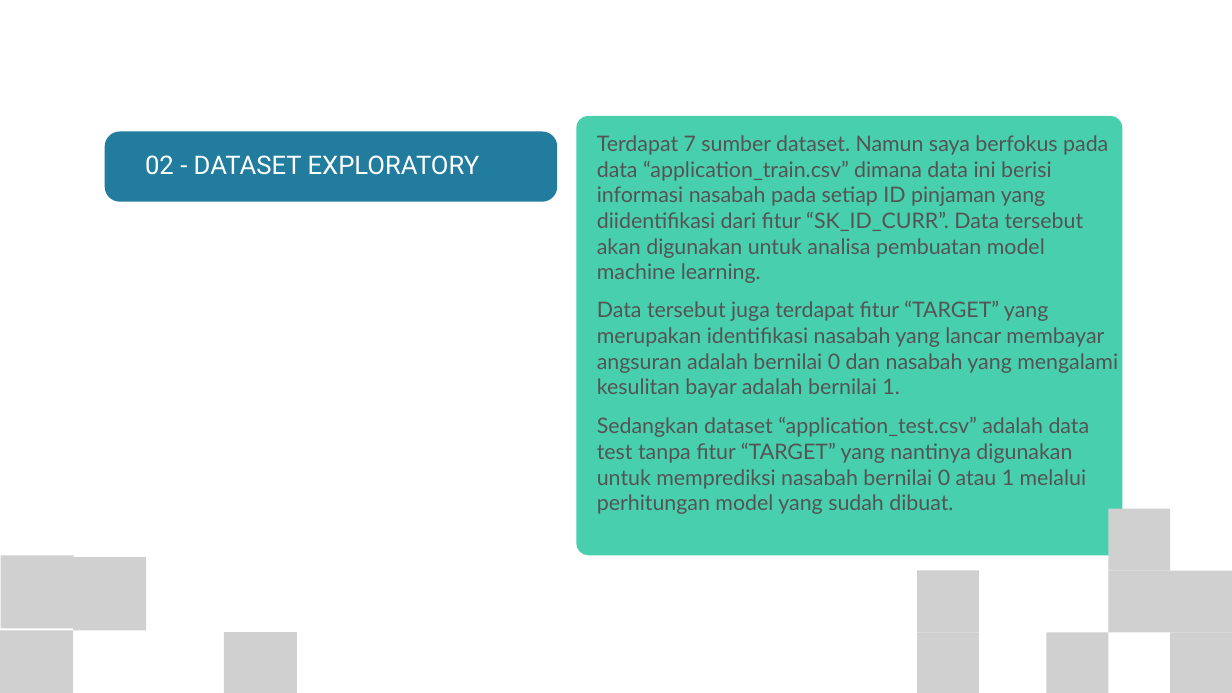
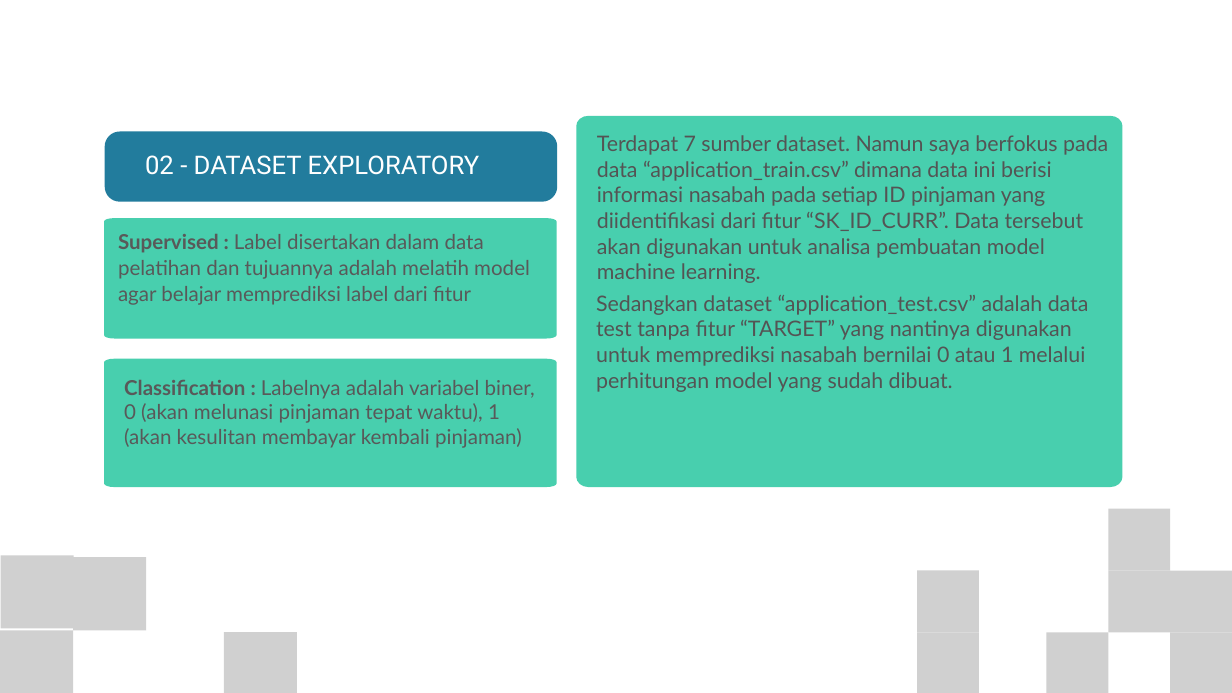
Before and after one commit to endahrakhma/credit_default_risk, a slide deck: slide 3 of Home Credit Default Risk - Endah Rakhmawati.pptx. Drawn at 1232x693 pixels with LibreOffice and Linux fonts; fonts in the diff are those of the drawing; grey boxes stand for pictures. Boxes give left, top, right and bottom in pixels: in the first picture for what was removed or moved away, otherwise in the second. Text is boxed around its words. In the diff, an @@ line names an element or a change of style, - is before the commit and + after.

```diff
--- a/Home Credit Default Risk - Endah Rakhmawati.pptx
+++ b/Home Credit Default Risk - Endah Rakhmawati.pptx
@@ freeform shape: place and size @@
-freeform shape at (576,116,1122,555)
+freeform shape at (576,116,1122,487)
@@ freeform shape added at (104,218,557,338), fill #48CFAE @@
@@ text added at (118,234,530,305), 24 pt, text #595959 @@
+Supervised : Label disertakan dalam data pelatihan dan tujuannya adalah melatih model agar belajar memprediksi label dari fitur
@@ text "Sedangkan dataset “application_test.csv” adalah data ...": place and size @@
-text "Sedangkan dataset “application_test.csv” adalah data ..." at (597,417,1090,514)
+text "Sedangkan dataset “application_test.csv” adalah data ..." at (596,295,1089,392)
@@ text removed at (597,301,1118,398) @@
-Data tersebut juga terdapat fitur “TARGET” yang merupakan identifikasi nasabah yang lancar membayar angsuran adalah bernilai 0 dan nasabah yang mengalami kesulitan bayar adalah bernilai 1.
@@ freeform shape added at (104,359,557,487), fill #48CFAE @@
@@ text added at (124,380,535,448), 24 pt, text #595959 @@
+Classification : Labelnya adalah variabel biner, 0 (akan melunasi pinjaman tepat waktu), 1 (akan kesulitan membayar kembali pinjaman)
```
Also in this commit, not shown: 6 other slides changed, 2 other files.
